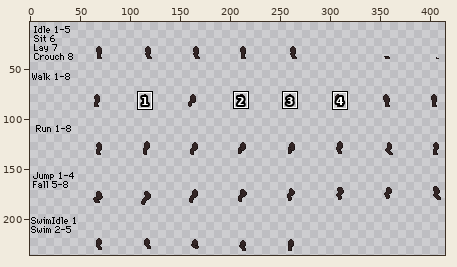
Sprite sheet -- humanoid/sbq/Razuel/Razuel/legs/hindlegBack.png. Above, an overview of the earlier version with the close-up marked.
Close-up. Before the commit:
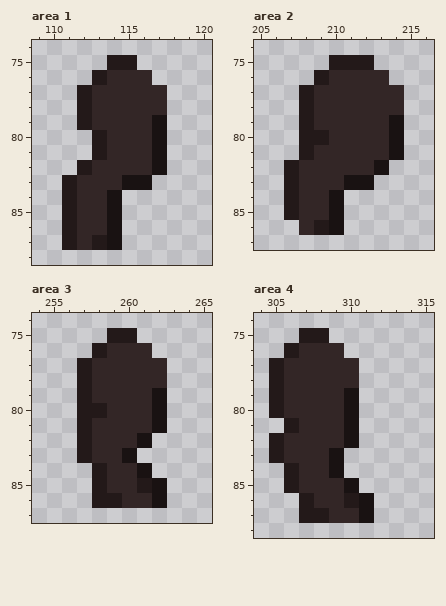
The file is 432x240 pixels. Shown: area 1: x 109..120, y 74..88; area 2: x 205..216, y 74..87; area 3: x 254..265, y 74..87; area 4: x 304..315, y 74..88. The wide view leaves out empty margins. The commit also changed other parts of the picture, which this record leaves out.
After:
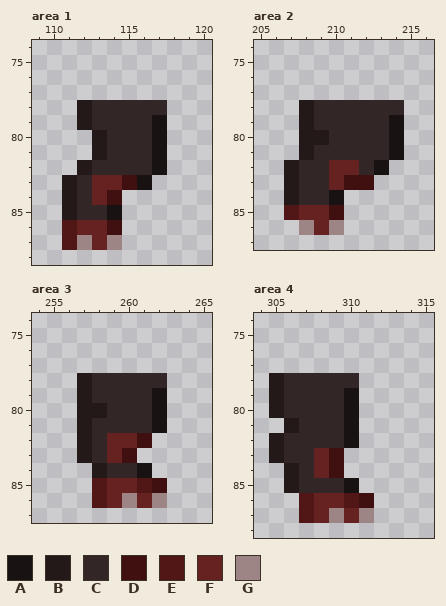
Palette (. is transparent): A #191212  B #231919  C #332626  D #401010  E #511616  F #662121  G #9e8585
The exact change:
Area 1:
y 75: x 114..115 BB -> ..
y 76: x 113..116 BCCC -> ....
y 77: x 112..117 BCCCCC -> ......
y 83: x 113..115 CCA -> FFD
y 84: x 113..114 CA -> FD
y 86: x 111..114 BCCA -> EFFD
y 87: x 111..114 BCBA -> EGFG
Area 2:
y 75: x 210..212 BBB -> ...
y 76: x 209..213 BCCCC -> .....
y 77: x 208..214 BCCCCCC -> .......
y 82: x 210..211 CC -> FF
y 83: x 210..212 CAA -> FDD
y 85: x 207..210 BCCA -> EFFD
y 86: x 208..210 CBA -> GFG
Area 3:
y 75: x 259..260 BB -> ..
y 76: x 258..261 BCCC -> ....
y 77: x 257..262 BCCCCC -> ......
y 82: x 259..261 CCA -> FFD
y 83: x 259..260 CA -> FD
y 85: x 258..262 BCCBA -> EFFED
y 86: x 258..262 BBCCA -> EFGFG
Area 4:
y 75: x 307..308 BB -> ..
y 76: x 306..309 BCCC -> ....
y 77: x 305..310 BCCCCC -> ......
y 83..84: x 308..309 CA -> FD
y 86: x 307..311 BCCBA -> EFFED
y 87: x 307..311 BBCCA -> EFGFG
Pixel boxes of the changes (left, top, right, bottom) in both close-ups:
erased: (77, 55, 167, 100)
changed: (62, 175, 137, 250)
changed: (284, 55, 404, 235)
changed: (77, 328, 167, 508)
erased: (269, 328, 359, 373)
changed: (299, 448, 374, 523)
